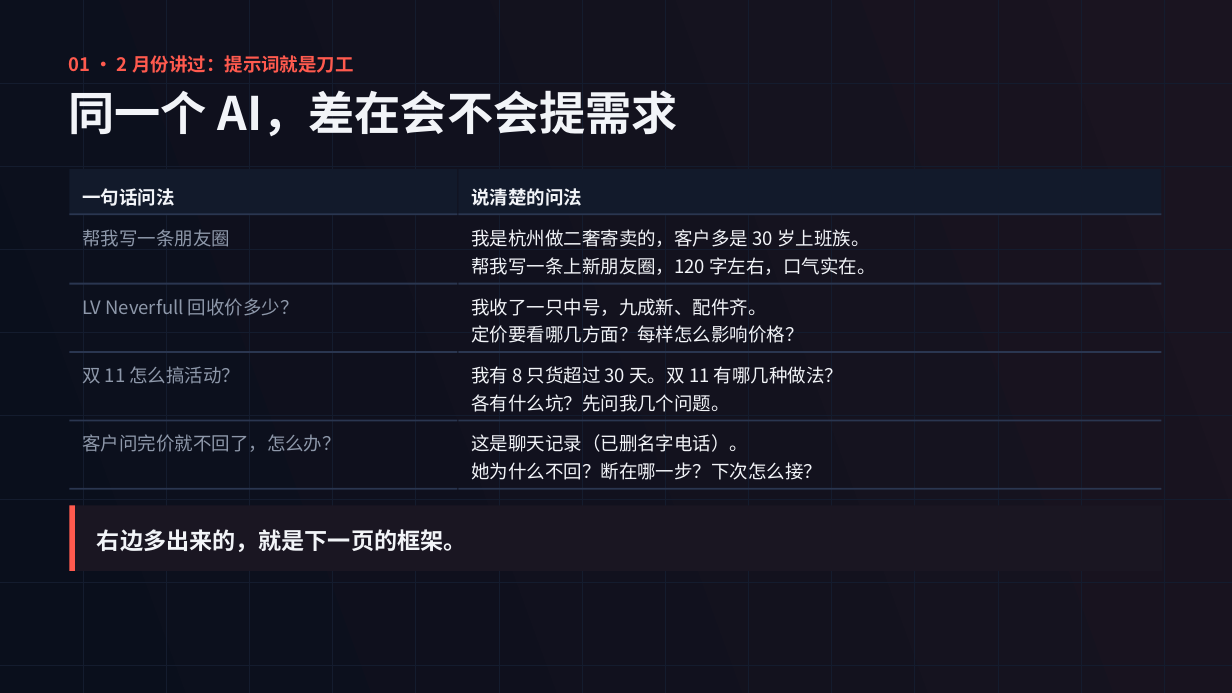
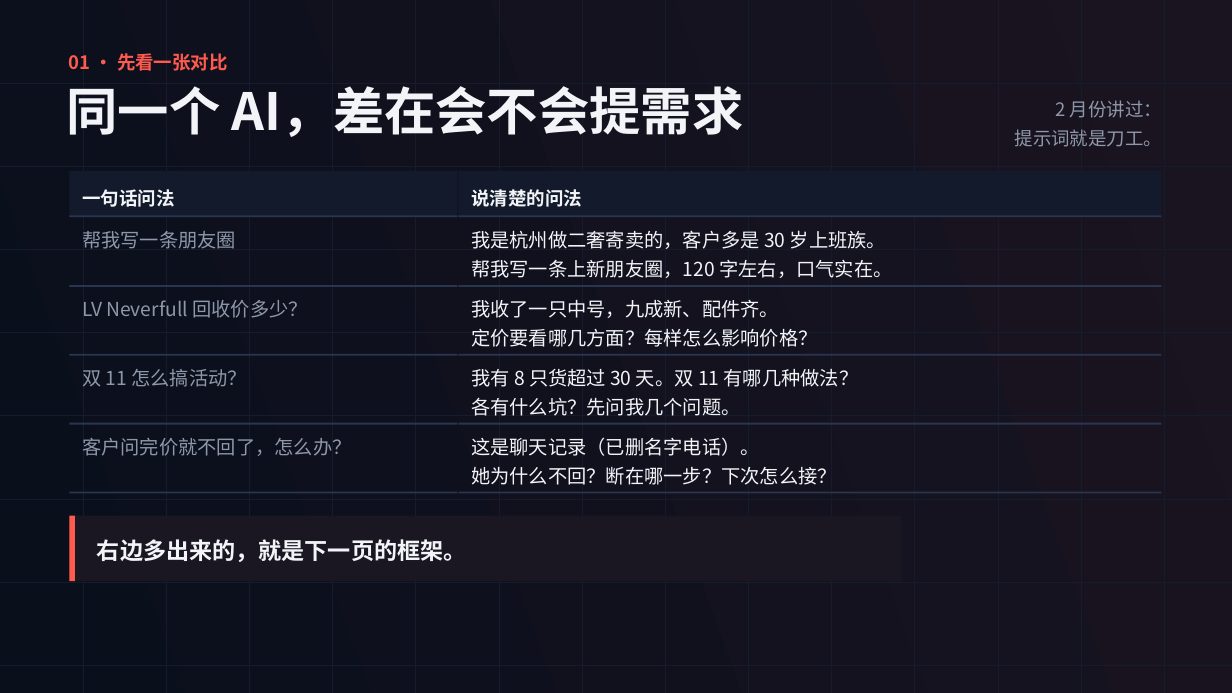
Before and after one commit to yayaaimengzhu-ops/plan, a slide deck: slide 3 of 11-04 先问对再让AI懂你-演示文稿·可编辑.pptx. Drawn at 1232x693 pixels with LibreOffice and Linux fonts; fonts in the diff are those of the drawing. Boxes give left, top, right and bottom in pixels: in the first picture for what was removed or moved away, otherwise in the second. Text is boxed around its words. In the diff, an @@ line names an element or a change of style, - is before the commit and + after.

```diff
--- a/11-04 先问对再让AI懂你-演示文稿·可编辑.pptx
+++ b/11-04 先问对再让AI懂你-演示文稿·可编辑.pptx
@@ text added at (x1=68, y1=53, x2=228, y2=71), 14.4 pt, text #FF5A4E, bold @@
+01 · 先看一张对比
@@ text "同一个 AI，差在会不会提需求" at (x1=66, y1=86, x2=743, y2=137): size 36 to 40 pt; line spacing 42.5pt to 48pt @@
@@ text at (x1=1015, y1=100, x2=1163, y2=147): text changed; text colour #FF5A4E to #8E98AA; bold off @@
-01 · 2 月份讲过：提示词就是刀工
+2 月份讲过：
+提示词就是刀工。
@@ rectangle at (x1=69, y1=171, x2=457, y2=217): fill #2A3650 to #121A2B @@
@@ rectangle resized from (x1=69, y1=213, x2=457, y2=215) to (x1=69, y1=171, x2=457, y2=217) @@
@@ rectangle resized from (x1=458, y1=213, x2=1162, y2=215) to (x1=458, y1=171, x2=1162, y2=217) @@
@@ rectangle at (x1=458, y1=171, x2=1162, y2=217): fill #2A3650 to #121A2B @@
@@ rectangle at (x1=69, y1=215, x2=457, y2=217): fill #121A2B to #2A3650 @@
@@ rectangle resized from (x1=69, y1=169, x2=457, y2=215) to (x1=69, y1=215, x2=457, y2=217) @@
@@ rectangle resized from (x1=458, y1=169, x2=1162, y2=215) to (x1=458, y1=215, x2=1162, y2=217) @@
@@ rectangle at (x1=458, y1=215, x2=1162, y2=217): fill #121A2B to #2A3650 @@
@@ size 14.4 to 15 pt; line spacing 21.6pt to 22.5pt in 8 elements at (x1=82, y1=231, x2=236, y2=249), (x1=82, y1=300, x2=307, y2=318), (x1=82, y1=369, x2=246, y2=387), (x1=82, y1=438, x2=351, y2=456), (x1=471, y1=300, x2=817, y2=347), (x1=471, y1=230, x2=892, y2=278), (x1=471, y1=437, x2=837, y2=485), (x1=471, y1=368, x2=859, y2=416) @@
@@ 4 rectangles moved together from (x1=69, y1=420, x2=1162, y2=490) to (x1=69, y1=423, x2=1162, y2=494) @@
@@ rectangle moved from (x1=69, y1=506, x2=75, y2=571) to (x1=69, y1=516, x2=75, y2=581) @@
@@ rectangle resized from (x1=69, y1=506, x2=1163, y2=571) to (x1=69, y1=516, x2=901, y2=581) @@
@@ text "右边多出来的，就是下一页的框架。" moved from (x1=97, y1=529, x2=467, y2=552) to (x1=97, y1=539, x2=467, y2=562) @@
```
Also in this commit, not shown: 18 other slides changed, 1 slide added, 1 slide removed, 2 other files.
